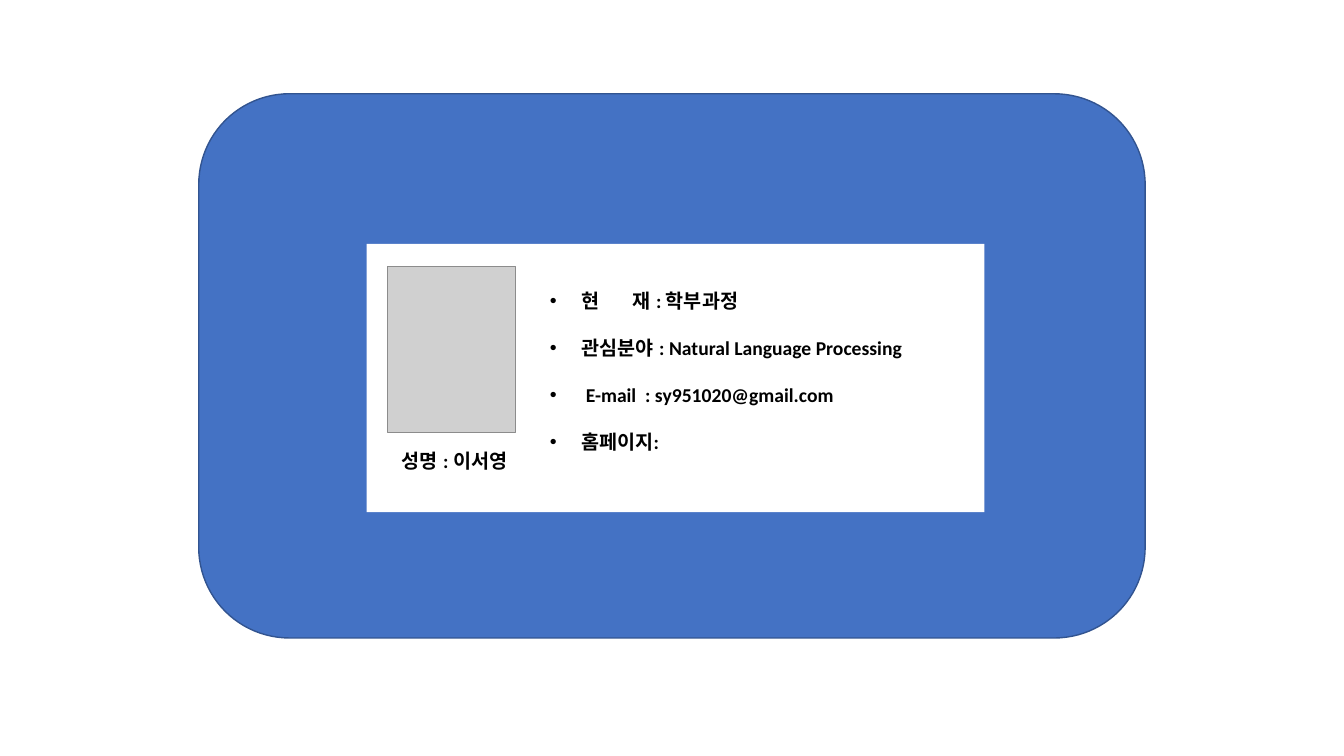
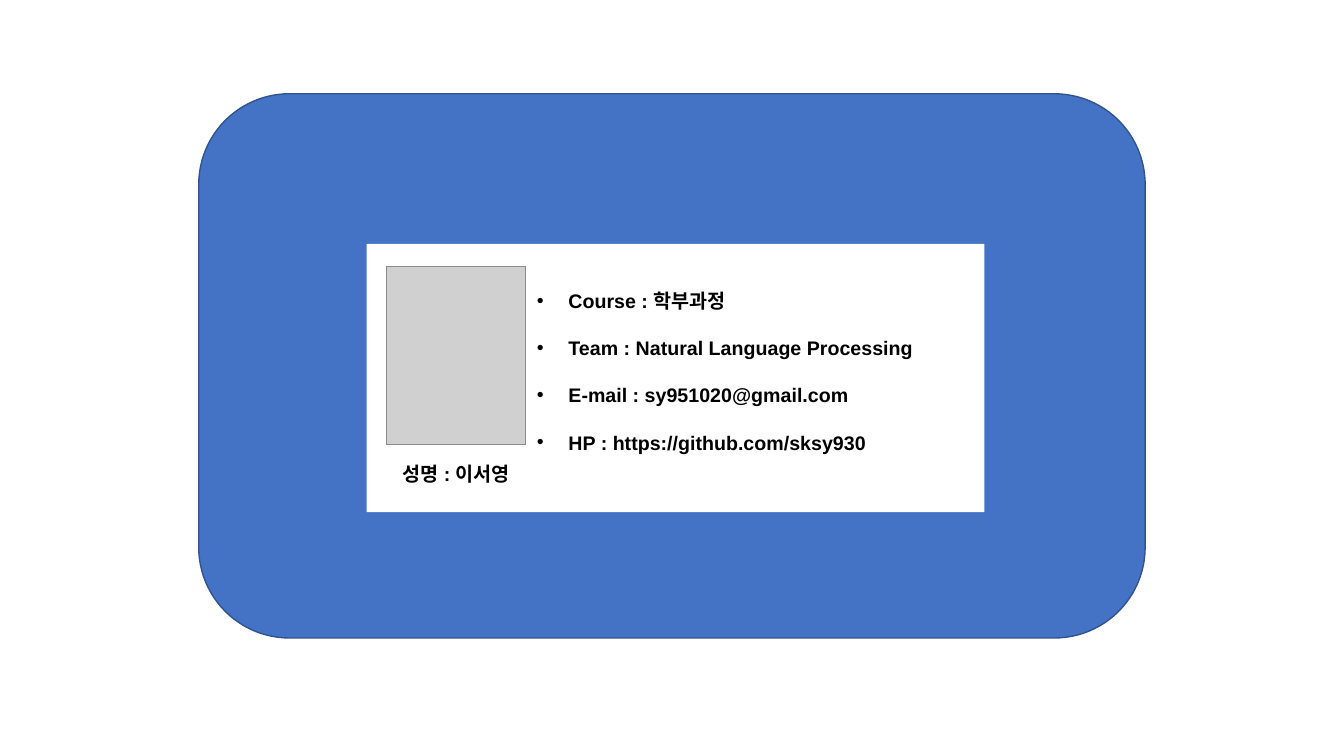
Before and after one commit to NLPlab-skku/NLPlab-skku.github.io, a slide deck: slide 17 of assets/img/members/member_template.pptx (slide 5 before the commit). Drawn at 1344x756 pixels with LibreOffice and Linux fonts; fonts in the diff are those of the drawing; grey boxes stand for pictures. Boxes give left, top, right and bottom in pixels: in the first picture for what was removed or moved away, otherwise in the second. Text is boxed around its words. In the diff, an @@ line names an element or a change of style, - is before the commit and + after.

```diff
--- a/assets/img/members/member_template.pptx
+++ b/assets/img/members/member_template.pptx
@@ rounded rectangle at (199,94,1145,638): outline #325491 1 pt to #31538F 1 pt; proportions changed @@
@@ picture: place and size @@
-picture at (388,266,516,433)
+picture at (387,266,526,445)
@@ text "Course : 학부과정": place and size @@
-text "Course : 학부과정" at (581,291,902,451)
+text "Course : 학부과정" at (568,291,913,454)
@@ text at (568,291,913,359): text changed; font Calibri to Arial @@
-• 현 재 : 학부과정
-• 관심분야 : Natural Language Processing
+• Course : 학부과정
+• Team : Natural Language Processing
@@ text at (568,387,849,406): font Calibri to Arial in "E-mail : sy951020@gmail.com" @@
@@ text at (568,435,866,454): text changed; font Calibri to Arial @@
-• 홈페이지:
+• HP : https://github.com/sksy930
@@ text "성명 : 이서영": place and size @@
-text "성명 : 이서영" at (402,451,507,470)
+text "성명 : 이서영" at (402,464,510,483)
@@ text "성명 : 이서영" at (402,464,510,483): font Calibri to Arial @@
```
Also in this commit, not shown: 3 other slides changed, 14 slides added, 2 slides removed, 18 other files.
